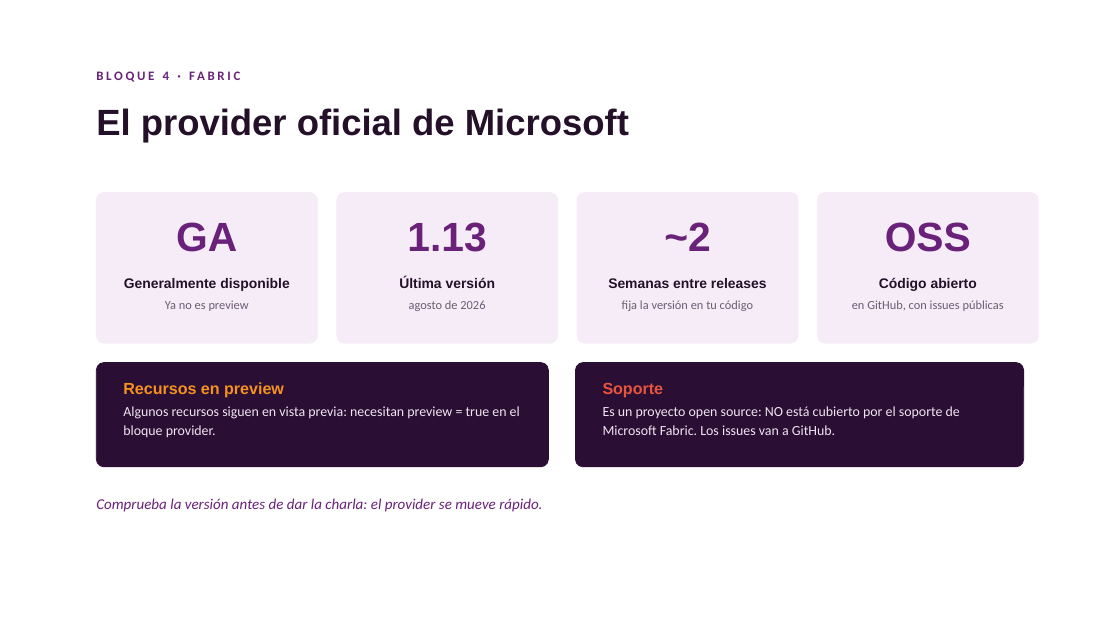
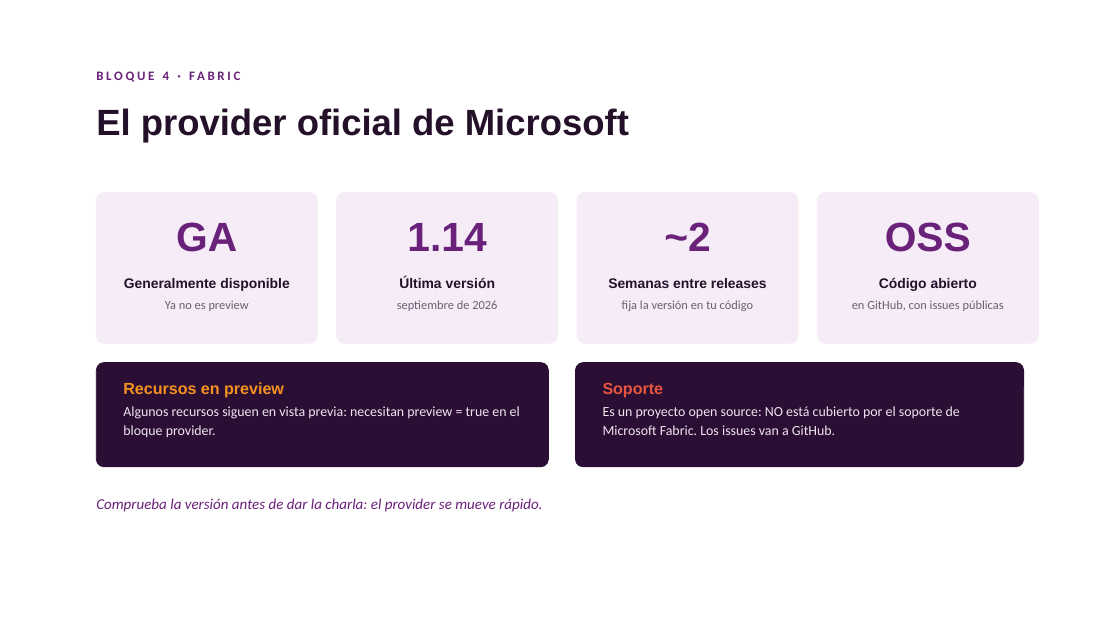
Before and after one commit to marlizana/FabricAsCode, a slide deck: slide 34 of Slides/terraform-fabric-netcoreconf-madrid26.pptx. Drawn at 1120x630 pixels with LibreOffice and Linux fonts; fonts in the diff are those of the drawing; background and template pictures are left out. Boxes give left, top, right and bottom in pixels: in the first picture for what was removed or moved away, otherwise in the second. Text is boxed around its words. In the diff, an @@ line names an element or a change of style, - is before the commit and + after.

```diff
--- a/Slides/terraform-fabric-netcoreconf-madrid26.pptx
+++ b/Slides/terraform-fabric-netcoreconf-madrid26.pptx
@@ text at [407,223,486,251]: text changed @@
-1.13
+1.14
@@ text at [397,300,497,311]: text changed @@
-agosto de 2026
+septiembre de 2026
```
Also in this commit, not shown: 4 other slides changed, 1 slide added.
